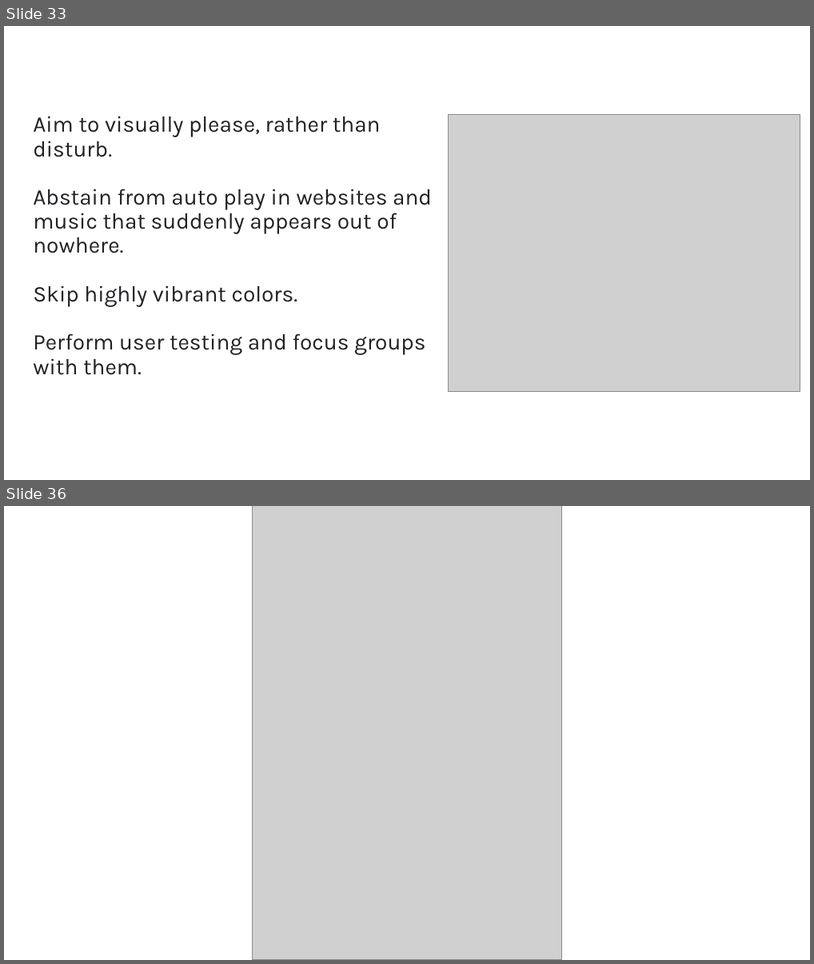
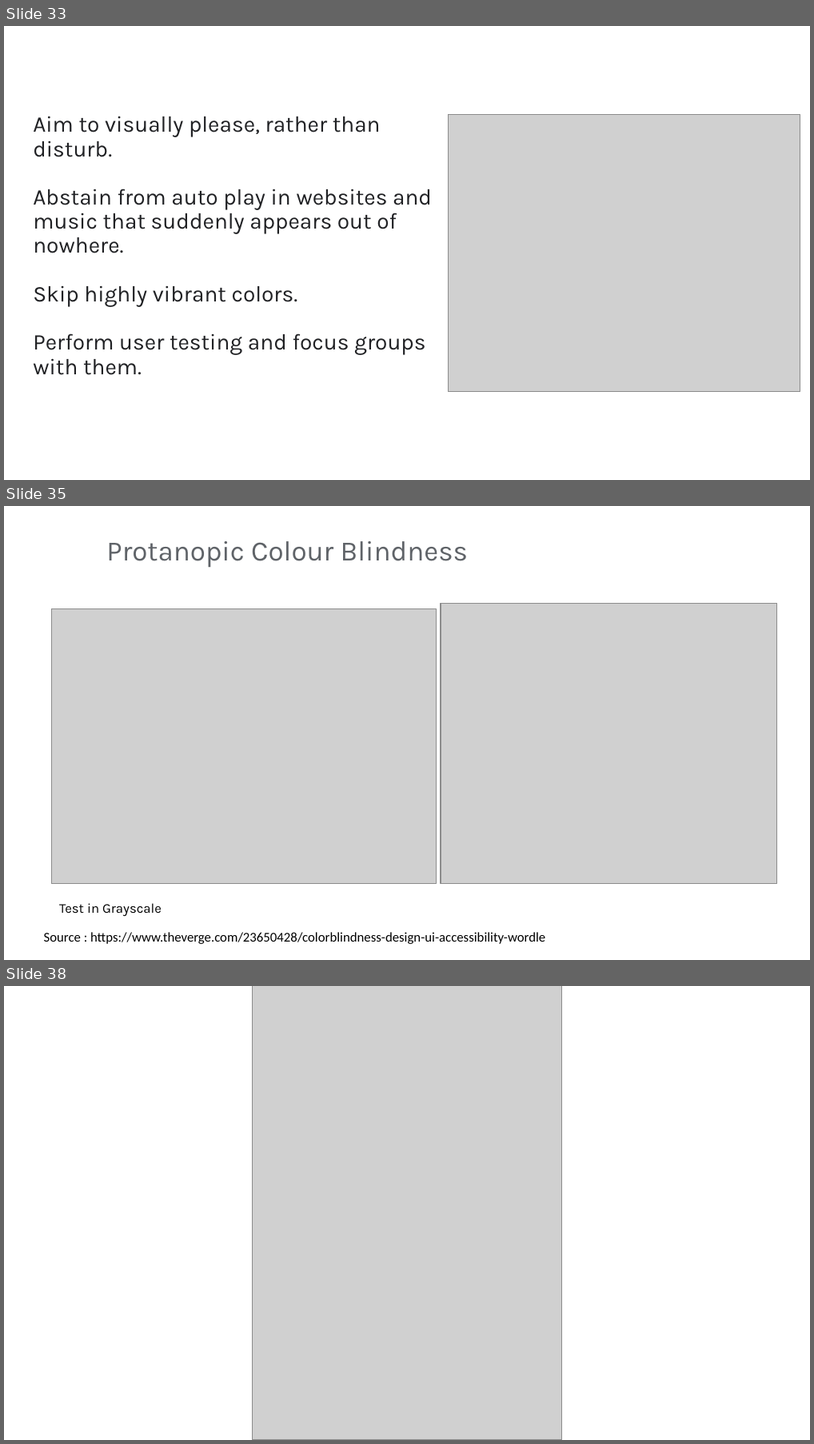
Before and after one commit to vaishnavitv/Assets-and-Publications, a slide deck: Speaking-Engagements/2024/Accessiblity/ND-Product-Design.pptx. Shown one above the other, each under a label of ours: slides 33 and 36 before the commit, slides 33, 35 and 38 after it; the slides between them are not shown. The pictures are 814x964 and 814x1444 pixels, drawn with LibreOffice and Linux fonts; fonts in the diff are those of the drawing; grey boxes stand for pictures. Boxes give left, top, right and bottom in pixels: in the first picture for what was removed or moved away, otherwise in the second. Text is boxed around its words. In the diff, an @@ line names an element or a change of style, - is before the commit and + after.

```diff
--- a/Speaking-Engagements/2024/Accessiblity/ND-Product-Design.pptx
+++ b/Speaking-Engagements/2024/Accessiblity/ND-Product-Design.pptx
@@ slide 35 added at (4,506,810,960), background #FFFFFF @@
@@ title added at (106,541,468,567), 25 pt, text #5F6368 @@
+Protanopic Colour Blindness
@@ picture added at (51,609,436,884) @@
@@ picture added at (441,603,778,884) @@
@@ text added at (59,903,162,916), 12 pt, text #000000 @@
+Test in Grayscale
@@ text added at (44,932,546,944), 12 pt, text #000000 @@
+Source : https://www.theverge.com/23650428/colorblindness-design-ui-accessibility-wordle
@@ what was slide 36 is now slide 38 @@
```
Also in this commit, not shown: 3 slides changed, 1 other slide added.
